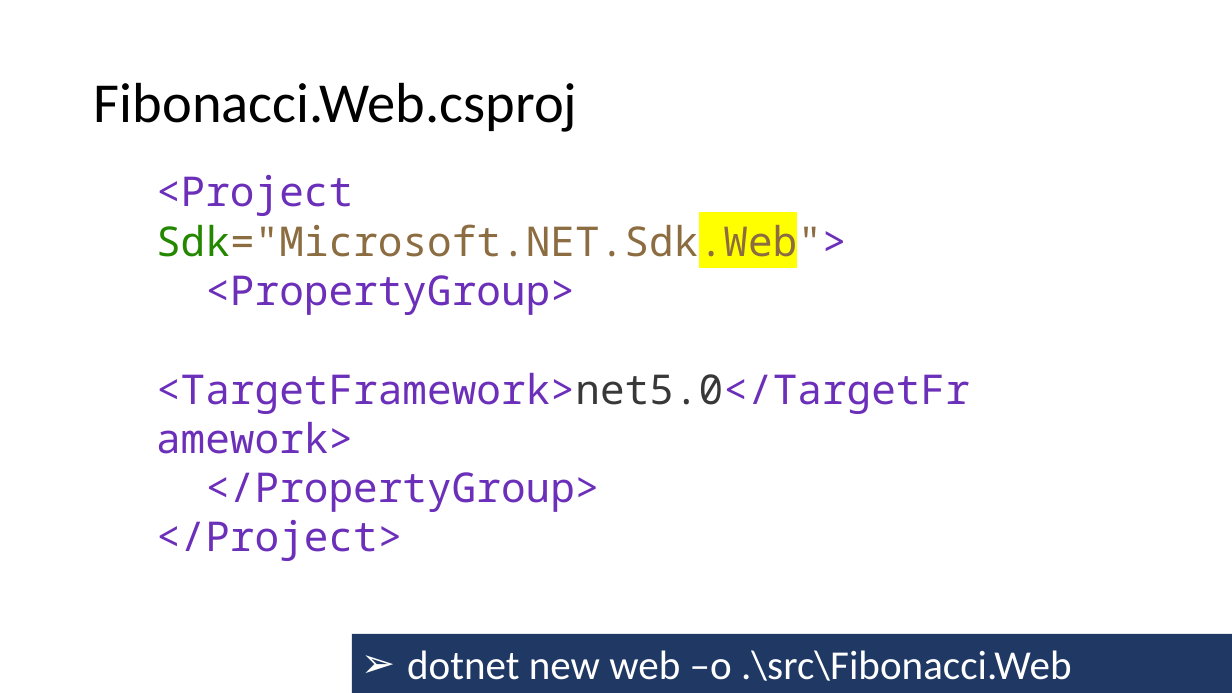
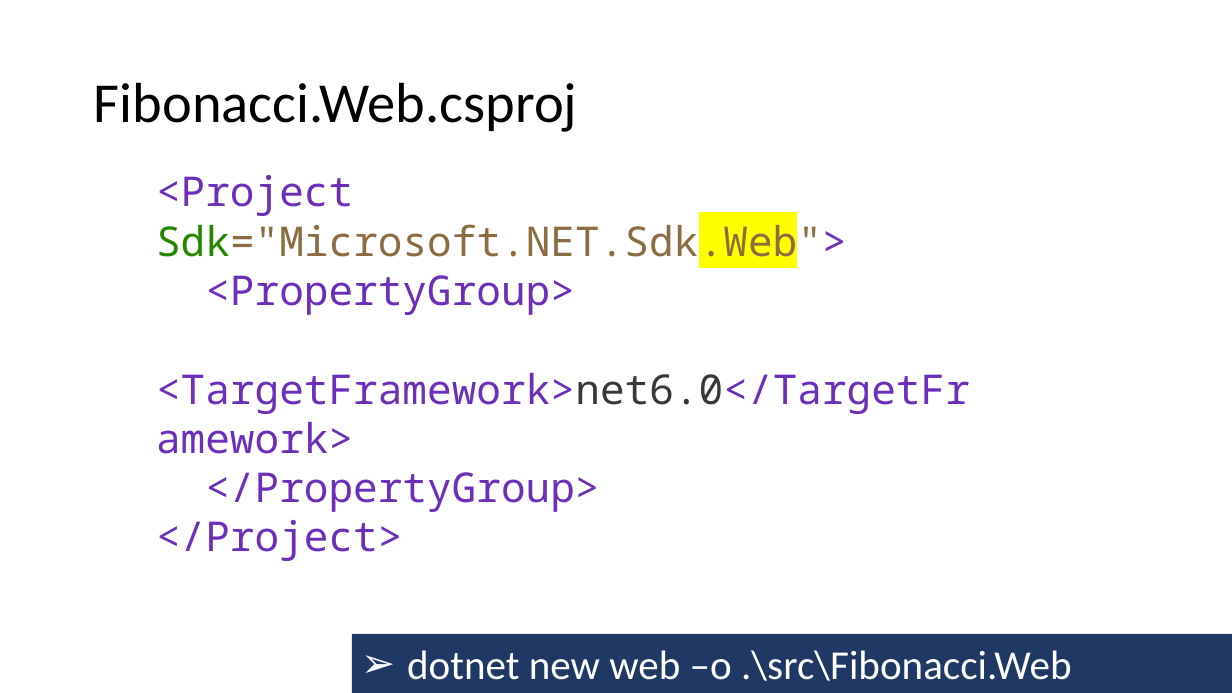
Before and after one commit to guillaume-chervet/course.dotnet, a slide deck: slide 102 of documentations/dotnet6.pptx. Drawn at 1232x693 pixels with LibreOffice and Linux fonts; fonts in the diff are those of the drawing. Boxes give left, top, right and bottom in pixels: in the first picture for what was removed or moved away, otherwise in the second. Text is boxed around its words. In the diff, an @@ line names an element or a change of style, - is before the commit and + after.

```diff
--- a/documentations/dotnet6.pptx
+++ b/documentations/dotnet6.pptx
@@ text at box(156, 175, 970, 561): text changed @@
-<Project Sdk="Microsoft.NET.Sdk.Web">
-<PropertyGroup>
-<TargetFramework>net5.0</TargetFramework>
-</PropertyGroup>
-</Project>
+<Project Sdk="Microsoft.NET.Sdk.Web">
+<PropertyGroup>
+<TargetFramework>net6.0</TargetFramework>
+</PropertyGroup>
+</Project>
```
Also in this commit, not shown: 2 other slides changed.
